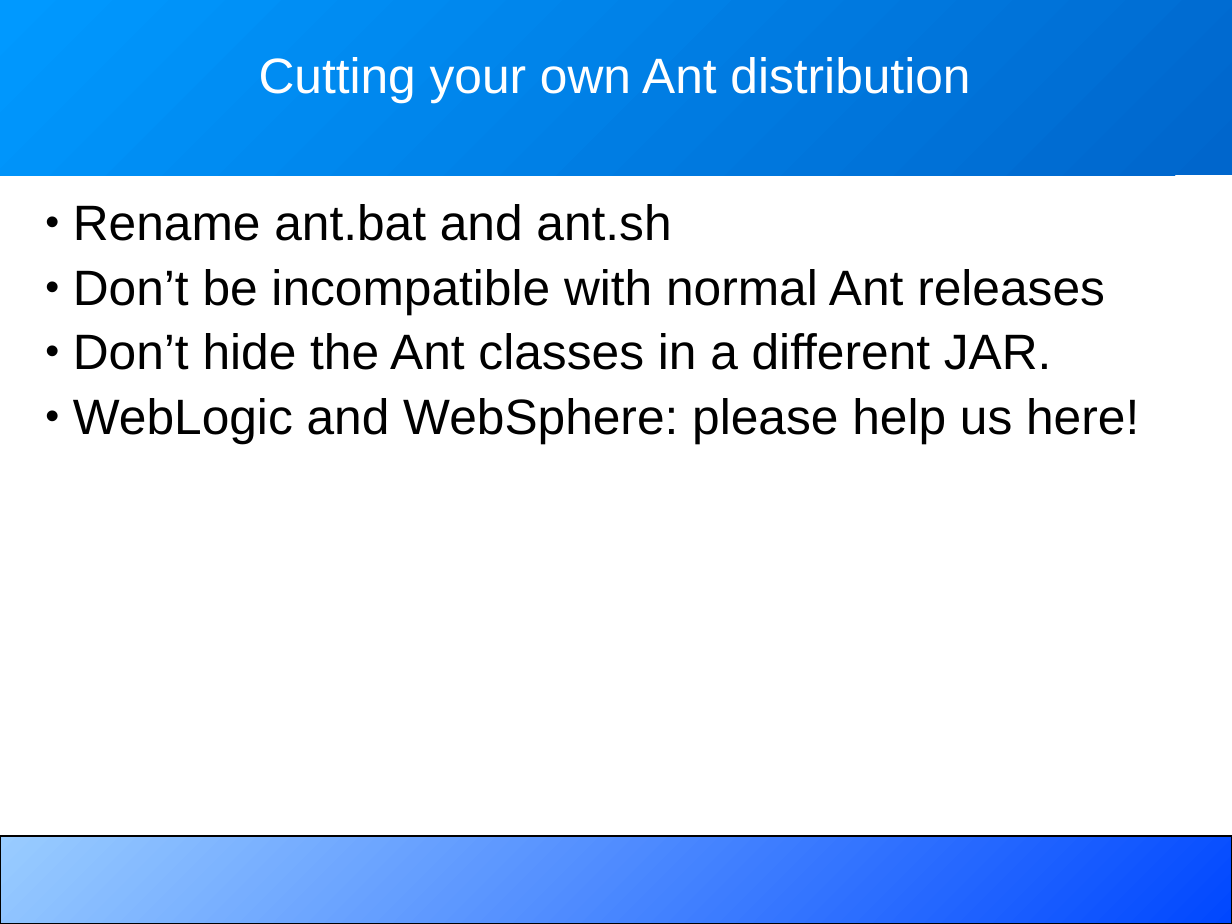
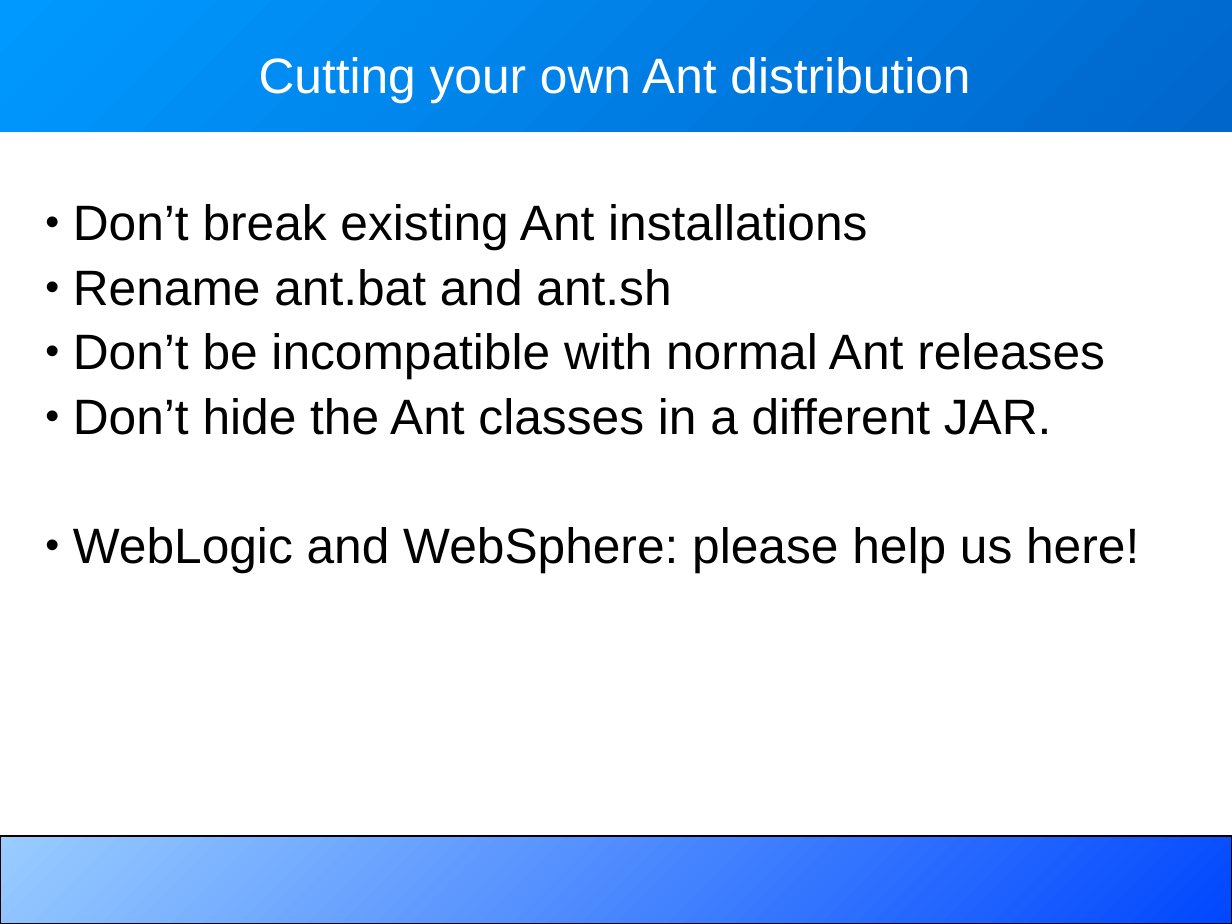
Before and after one commit to BeatrizTercero/repoSvnAnt, a slide deck: slide 18 of core/trunk/docs/slides/extending_ant.odp (slide 12 before the commit). Drawn at 1232x924 pixels with LibreOffice and Linux fonts; fonts in the diff are those of the drawing. Boxes give left, top, right and bottom in pixels: in the first picture for what was removed or moved away, otherwise in the second. Text is boxed around its words. In the diff, an @@ line names an element or a change of style, - is before the commit and + after.

```diff
--- a/core/trunk/docs/slides/extending_ant.odp
+++ b/core/trunk/docs/slides/extending_ant.odp
@@ rectangle: place and size @@
-rectangle at [0, 0, 1232, 176]
+rectangle at [0, 0, 1232, 132]
@@ text at [73, 204, 867, 250]: paragraph added @@
+• Don’t break existing Ant installations
```
Also in this commit, not shown: 9 other slides changed, 8 slides added, 2 slides removed.
